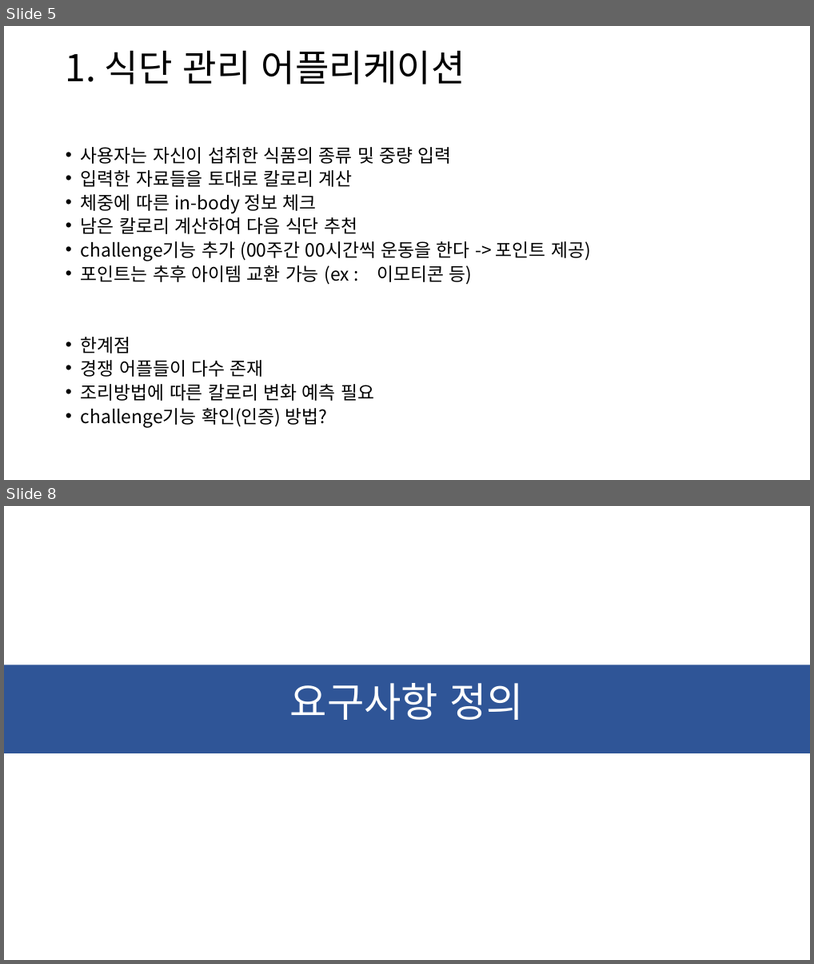
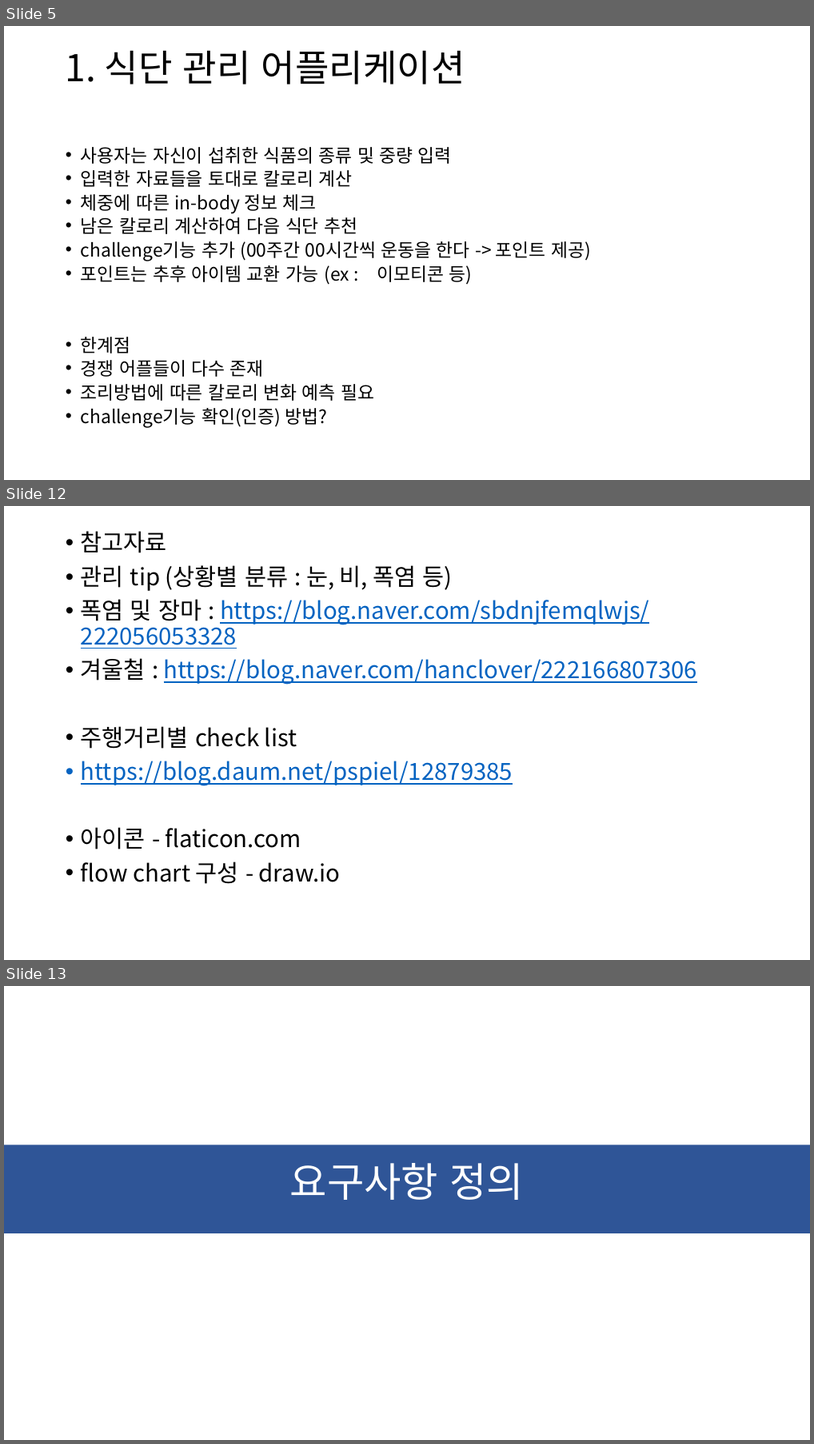
Before and after one commit to ChaeSung-Lee/DJ_InternShip, a slide deck: 2021_Summer/jp.hong/Project_BnC_jph.pptx. Shown one above the other, each under a label of ours: slides 5 and 8 before the commit, slides 5, 12 and 13 after it; the slides between them are not shown. The pictures are 814x964 and 814x1444 pixels, drawn with LibreOffice and Linux fonts; fonts in the diff are those of the drawing. Boxes give left, top, right and bottom in pixels: in the first picture for what was removed or moved away, otherwise in the second. Text is boxed around its words. In the diff, an @@ line names an element or a change of style, - is before the commit and + after.

```diff
--- a/2021_Summer/jp.hong/Project_BnC_jph.pptx
+++ b/2021_Summer/jp.hong/Project_BnC_jph.pptx
@@ slide 12 added at (4,506,810,960), background #FFFFFF @@
@@ text added at (81,531,698,884), 28 pt, text #0563C1, underline @@
+• 참고자료
+• 관리 tip (상황별 분류 : 눈, 비, 폭염 등)
+• 폭염 및 장마 : https://blog.naver.com/sbdnjfemqlwjs/222056053328
+• 겨울철 : https://blog.naver.com/hanclover/222166807306
+• 주행거리별 check list
+• https://blog.daum.net/pspiel/12879385
+• 아이콘 - flaticon.com
+• flow chart 구성 - draw.io
@@ what was slide 8 is now slide 13 @@
```
Also in this commit, not shown: 2 slides changed, 7 other slides added, 2 slides removed, 2 other files.
